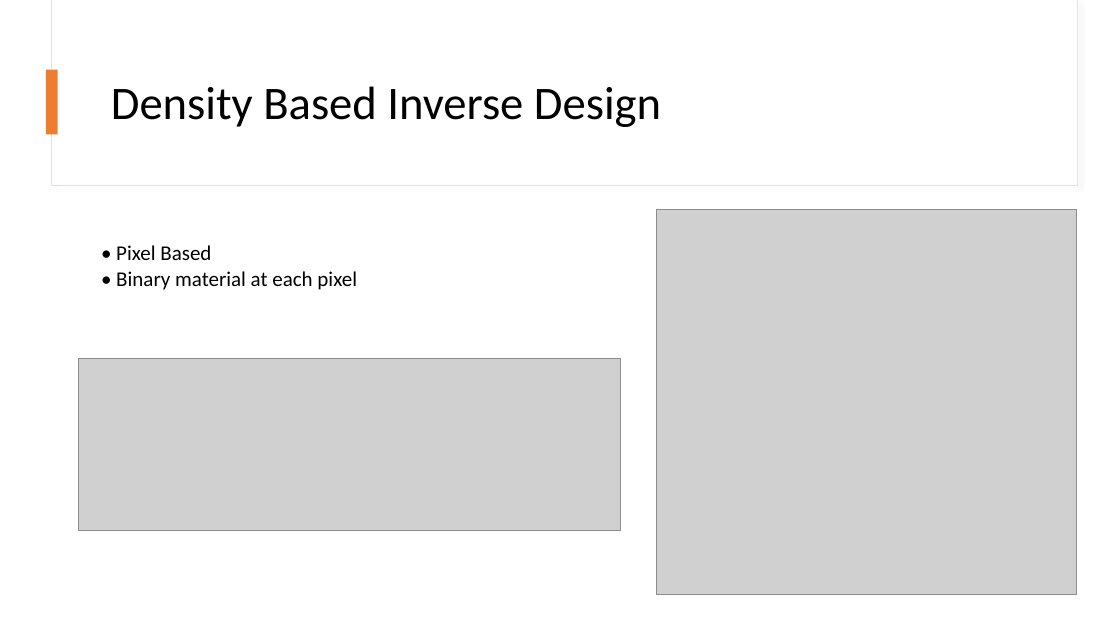
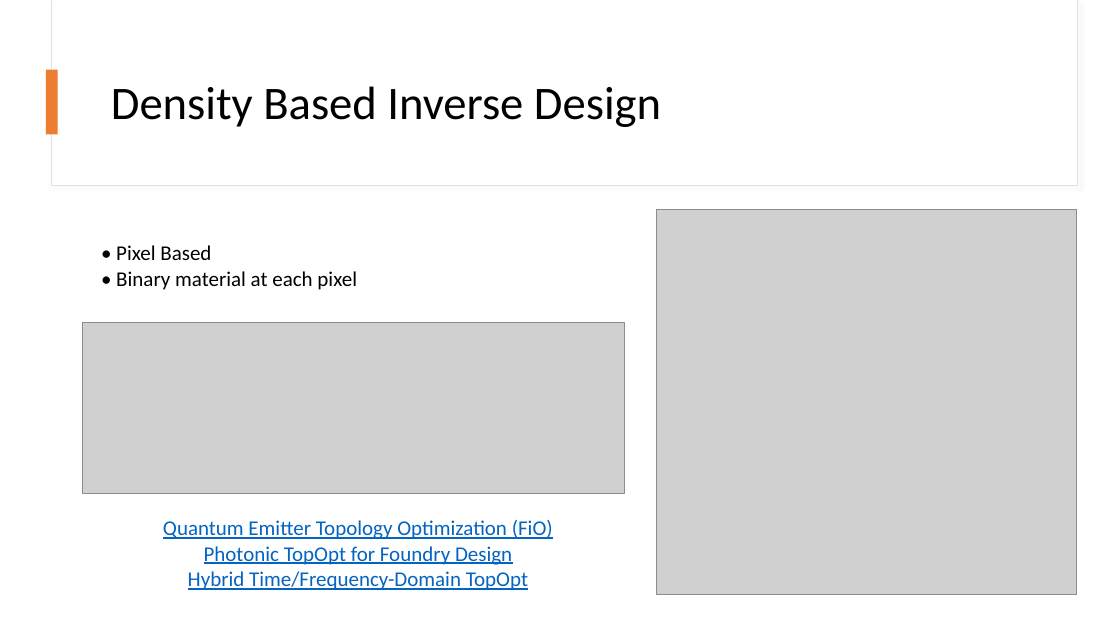
Before and after one commit to BYUCamachoLab/emepy, a slide deck: slide 8 of docs/presentations/Inverse Design Roadmap.pptx (slide 6 before the commit). Drawn at 1120x630 pixels with LibreOffice and Linux fonts; fonts in the diff are those of the drawing; grey boxes stand for pictures. Boxes give left, top, right and bottom in pixels: in the first picture for what was removed or moved away, otherwise in the second. Text is boxed around its words. In the diff, an @@ line names an element or a change of style, - is before the commit and + after.

```diff
--- a/docs/presentations/Inverse Design Roadmap.pptx
+++ b/docs/presentations/Inverse Design Roadmap.pptx
@@ picture: place and size @@
-picture at bbox=[79, 359, 621, 530]
+picture at bbox=[82, 322, 624, 493]
@@ text added at bbox=[163, 520, 553, 590], 18 pt, text #0563C1, underline @@
+Quantum Emitter Topology Optimization (FiO)
+Photonic TopOpt for Foundry Design
+Hybrid Time/Frequency-Domain TopOpt
```
Also in this commit, not shown: 5 other slides changed, 6 slides added, 1 slide removed, 3 other files.
